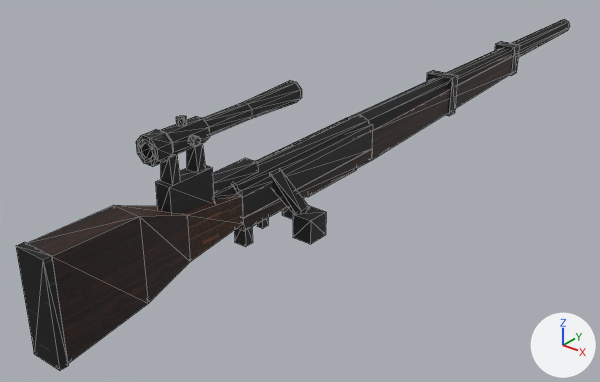
One commit to the glTF model weapons/models/rifle.glb: the scene before it, then after it.
Both versions are drawn from a 50 mm camera at (0.735, -0.778, 0.512) aimed at (-0.074, 0.233, -0.115). Lighting does not change. The marker at lower right points along +X, +Y and +Z. The picture after the commit comes second. Mesh edges are drawn as thin lines. Vertices at exactly the same position are counted once.

In view in the first picture: 'Rifle'.
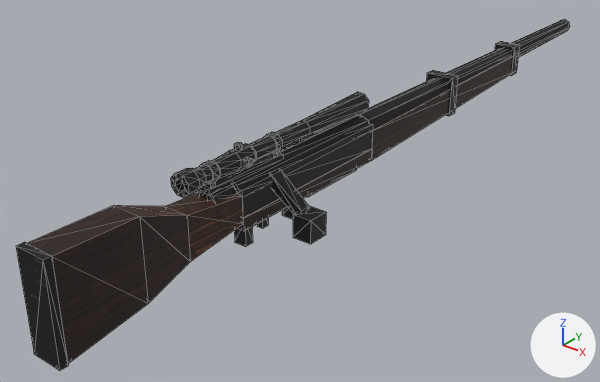
Pixel boxes (x1, y1, x2, y2) of what changed, in the pictures (600 x 382 px):
part 1 of me_rifle, added: after (198, 152, 283, 195)
part 2 of me_rifle, added: after (171, 92, 369, 198)
part 3 of me_rifle, added: after (200, 160, 220, 184)
part 4 of me_rifle, added: after (264, 132, 282, 154)
part 5 of me_rifle, deleted: before (136, 81, 302, 167)
part 6 of me_rifle, deleted: before (188, 135, 201, 147)
part 7 of me_rifle, deleted: before (176, 116, 187, 126)
part 8 of me_rifle, deleted: before (161, 154, 181, 184)
part 9 of me_rifle, deleted: before (187, 143, 206, 173)
part 10 of me_rifle, cut back: before (155, 158, 258, 214); after (204, 142, 278, 187)
part 11 of me_rifle, surface changed: before (34, 202, 243, 288); after (34, 192, 243, 288)

The change, as a list of edits to the scene's bpy script:
```text
Change me_rifle:
    used by ob_rifle; location = (0.0, 0.0, 0.0)
    remove me_rifle.from_pydata(...)  # 312 vertices, 546 faces; spans x -0.027..0.102, y -0.34..1.15, z -0.102..0.137
    add me_rifle.from_pydata(...)  # 344 vertices, 566 faces; spans x -0.027..0.102, y -0.34..1.15, z -0.102..0.067
    me_rifle part 1: a new loose piece, a box spanning x -0.01..0.01, y -0.068..0.088, z 0.018..0.026, in mat_riflewarden (picture img_rifle_hell_albedo)
    me_rifle part 2: a new loose piece of 80 vertices spanning x -0.016..0.016, y -0.11..0.3, z 0.029..0.061, in mat_riflewarden (picture img_rifle_hell_albedo)
    me_rifle part 3: a new loose piece of 24 vertices spanning x -0.014..0.014, y -0.062..-0.05, z 0.031..0.059, in mat_riflewarden (picture img_rifle_hell_albedo)
    me_rifle part 4: a new loose piece of 24 vertices spanning x -0.014..0.014, y 0.07..0.082, z 0.031..0.059, in mat_riflewarden (picture img_rifle_hell_albedo)
    me_rifle part 5: the loose piece of 80 vertices spanning x -0.019..0.019, y -0.16..0.125, z 0.092..0.13 is deleted
    me_rifle part 6: the loose piece of 16 vertices spanning x 0.016..0.026, y -0.106..-0.094, z 0.104..0.117 is deleted
    me_rifle part 7: the loose piece of 16 vertices spanning x -0.006..0.006, y -0.106..-0.094, z 0.127..0.137 is deleted
    me_rifle part 8: the loose piece of 8 vertices spanning x -0.011..0.011, y -0.132..-0.118, z 0.057..0.094 is deleted
    me_rifle part 9: the loose piece of 8 vertices spanning x -0.011..0.011, y -0.086..-0.072, z 0.057..0.094 is deleted
    me_rifle part 10
    16 vertices are removed from x -0.013..0.013, y -0.14..0.03, z 0.004..0.058
    24 faces are deleted
    25 vertices are added at x -0.007..0.022, y -0.061..0.071, z 0.025..0.059
    9 new vertices lie (0.0, 0.01, 0.0) away from vertices in x -0.007..0.022, y -0.061..0.071, z 0.025..0.042
    6 new vertices lie (0.0, 0.0, 0.008) away from vertices in x -0.005..0.005, y -0.002..0.01, z 0.059
    48 new faces join them
    me_rifle part 11: 148 kept faces spanning x -0.027..0.027, y -0.34..0.86, z -0.102..0.048 get new texture (UV) coordinates
```
